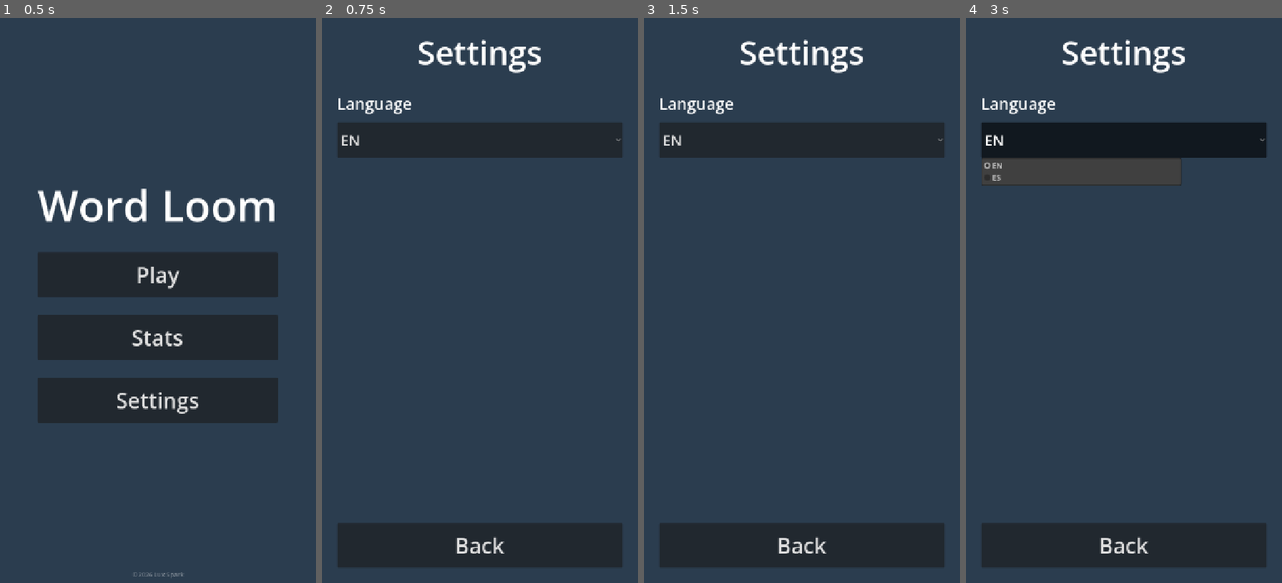
Above: before the commit, frames 1-4 (left to right).
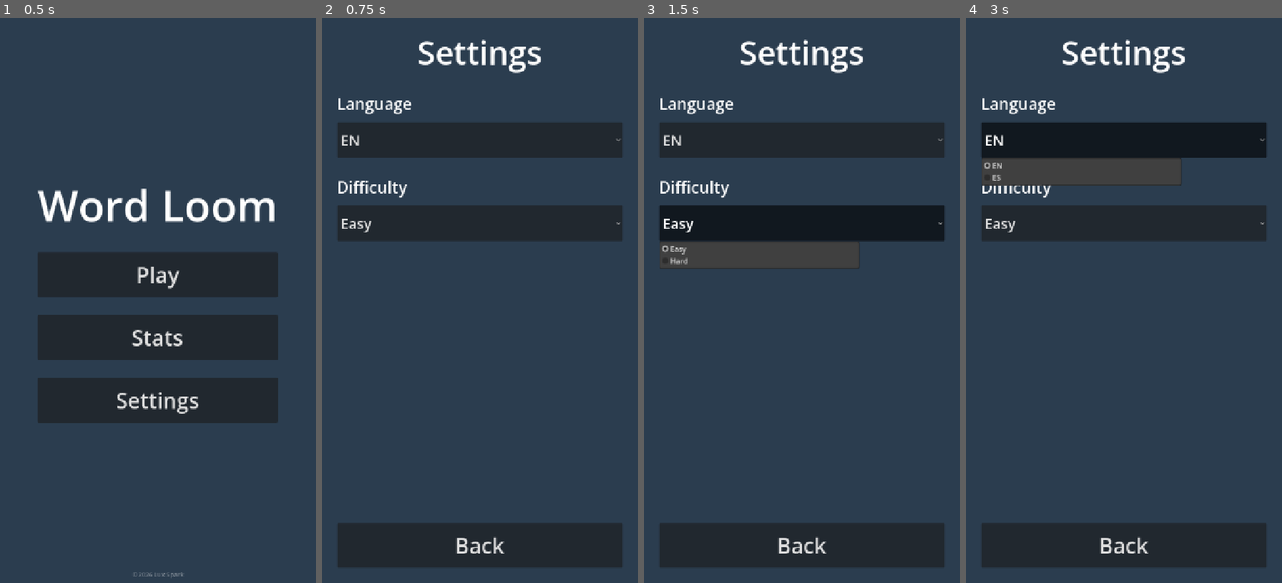
Above: after the commit, the same moments.

Repository: lux-sp4rk/wrdfall
Game: Godot game, scene res://scenes/Home.tscn
Same seed, same stepped clock (60 frames per second), same inputs: the game is played once before the commit and once after it.
Inputs (mouse positions are in pixels of both pictures, inside the frame that each line leads up to):
- Up to frame 1 (0.5 s): no input
- Up to frame 2 (0.75 s): click "Settings" at 0.5 s
- Up to frame 3 (1.5 s): click (802, 221) at 1.25 s, where only the run after the commit has a clickable "Easy"
- Up to frame 4 (3 s): click (1124, 221) at 2 s, where only the run after the commit has a clickable "Easy"; click "EN" at 2.75 s

Frame 1 is identical in both runs. In frame 2, 5.7% of the frame differs, in the area x 4-96%, y 28-40%; in frame 3, 6.3%, in the area x 4-96%, y 28-45%; in frame 4, 5.6%.

Commit message:
feat: Add difficulty settings to the game

Diff:
--- a/godot/scenes/Settings.tscn
+++ b/godot/scenes/Settings.tscn
@@ -57,6 +57,22 @@
 layout_mode = 2
 theme_override_font_sizes/font_size = 32
 
+[node name="DifficultyBox" type="VBoxContainer" parent="MarginContainer/VBox"]
+layout_mode = 2
+theme_override_constants/separation = 16
+
+[node name="DifficultyLabel" type="Label" parent="MarginContainer/VBox/DifficultyBox"]
+unique_name_in_owner = true
+layout_mode = 2
+theme_override_font_sizes/font_size = 36
+text = "Difficulty"
+
+[node name="DifficultyOption" type="OptionButton" parent="MarginContainer/VBox/DifficultyBox"]
+unique_name_in_owner = true
+custom_minimum_size = Vector2(0, 80)
+layout_mode = 2
+theme_override_font_sizes/font_size = 32
+
 [node name="Spacer" type="Control" parent="MarginContainer/VBox"]
 layout_mode = 2
 size_flags_vertical = 3
--- a/godot/scripts/GameSettings.gd
+++ b/godot/scripts/GameSettings.gd
@@ -1,6 +1,15 @@
 extends Node
 
 var current_language: String = "en"
+var difficulty: String = "easy"
+
+const DIFFICULTIES = {
+	"easy": 10.0,
+	"hard": 8.0
+}
+
+func get_drop_interval() -> float:
+	return DIFFICULTIES.get(difficulty, 10.0)
 
 func _ready() -> void:
 	# Load saved settings if any
--- a/godot/scripts/LanguageConfig.gd
+++ b/godot/scripts/LanguageConfig.gd
@@ -87,6 +87,9 @@
 		"cancel": "Cancel",
 		"play_again": "Play Again",
 		"quit_to_menu": "Quit to Menu",
+		"difficulty_label": "Difficulty",
+		"difficulty_easy": "Easy",
+		"difficulty_hard": "Hard",
 	}
 	return cfg
 
@@ -151,5 +154,8 @@
 		"cancel": "Cancelar",
 		"play_again": "Jugar de nuevo",
 		"quit_to_menu": "Volver al men\u00fa",
+		"difficulty_label": "Dificultad",
+		"difficulty_easy": "F\u00e1cil",
+		"difficulty_hard": "Dif\u00edcil",
 	}
 	return cfg
--- a/godot/scripts/LoomDrop.gd
+++ b/godot/scripts/LoomDrop.gd
@@ -939,7 +939,7 @@
 
 func _start_drop_timer() -> void:
 	drop_timer = Timer.new()
-	drop_timer.wait_time = DROP_INTERVAL
+	drop_timer.wait_time = GameSettings.get_drop_interval()
 	drop_timer.timeout.connect(_drop_letter)
 	add_child(drop_timer)
 	drop_timer.start()
--- a/godot/scripts/Settings.gd
+++ b/godot/scripts/Settings.gd
@@ -1,11 +1,19 @@
 extends Control
 
 @onready var language_option: OptionButton = %LanguageOption
+@onready var difficulty_option: OptionButton = %DifficultyOption
+@onready var difficulty_label: Label = %DifficultyLabel
 @onready var back_button: Button = %BackButton
 
 func _ready() -> void:
+	_setup_ui_text()
 	_setup_languages()
+	_setup_difficulties()
 	back_button.pressed.connect(_on_back_pressed)
+
+func _setup_ui_text() -> void:
+	var cfg = LanguageConfig.get_config(GameSettings.current_language)
+	difficulty_label.text = cfg.ui_strings["difficulty_label"]
 
 func _setup_languages() -> void:
 	language_option.clear()
@@ -21,6 +29,29 @@
 func _on_language_selected(index: int) -> void:
 	var languages: Array = LanguageConfig.available_languages()
 	GameSettings.current_language = languages[index].code
+	_setup_ui_text()
+	_setup_difficulties()
+
+func _setup_difficulties() -> void:
+	difficulty_option.clear()
+	var cfg = LanguageConfig.get_config(GameSettings.current_language)
+
+	difficulty_option.add_item(cfg.ui_strings["difficulty_easy"], 0)
+	difficulty_option.set_item_metadata(0, "easy")
+
+	difficulty_option.add_item(cfg.ui_strings["difficulty_hard"], 1)
+	difficulty_option.set_item_metadata(1, "hard")
+
+	if GameSettings.difficulty == "hard":
+		difficulty_option.selected = 1
+	else:
+		difficulty_option.selected = 0
+
+	if not difficulty_option.item_selected.is_connected(_on_difficulty_selected):
+		difficulty_option.item_selected.connect(_on_difficulty_selected)
+
+func _on_difficulty_selected(index: int) -> void:
+	GameSettings.difficulty = difficulty_option.get_item_metadata(index)
 
 func _on_back_pressed() -> void:
 	get_tree().change_scene_to_file("res://scenes/Home.tscn")
Not shown, added: firebase-debug.log
